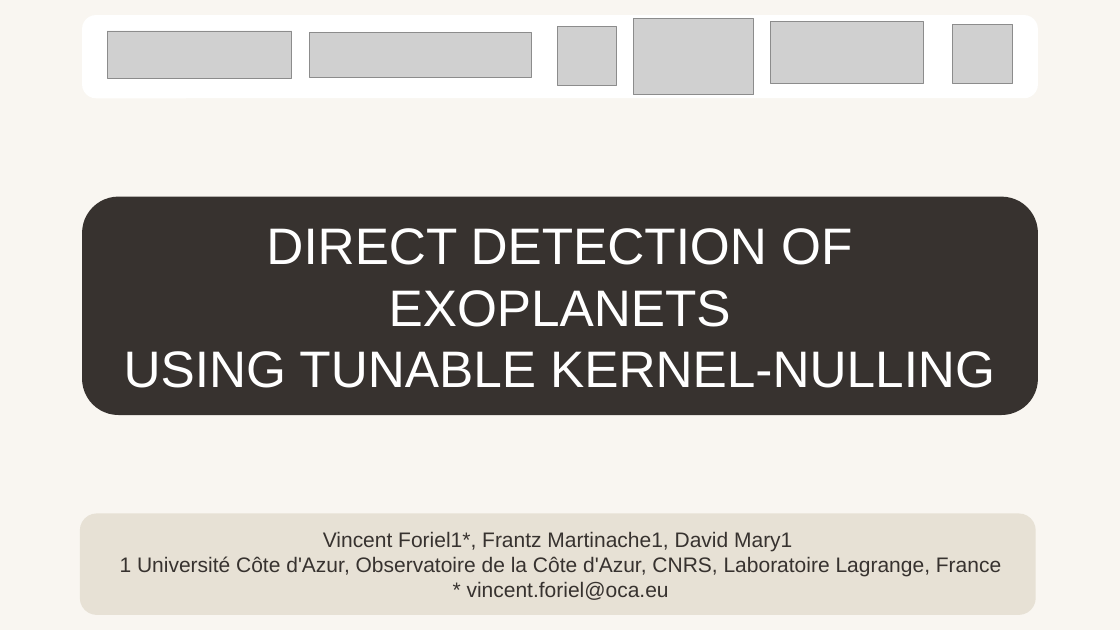
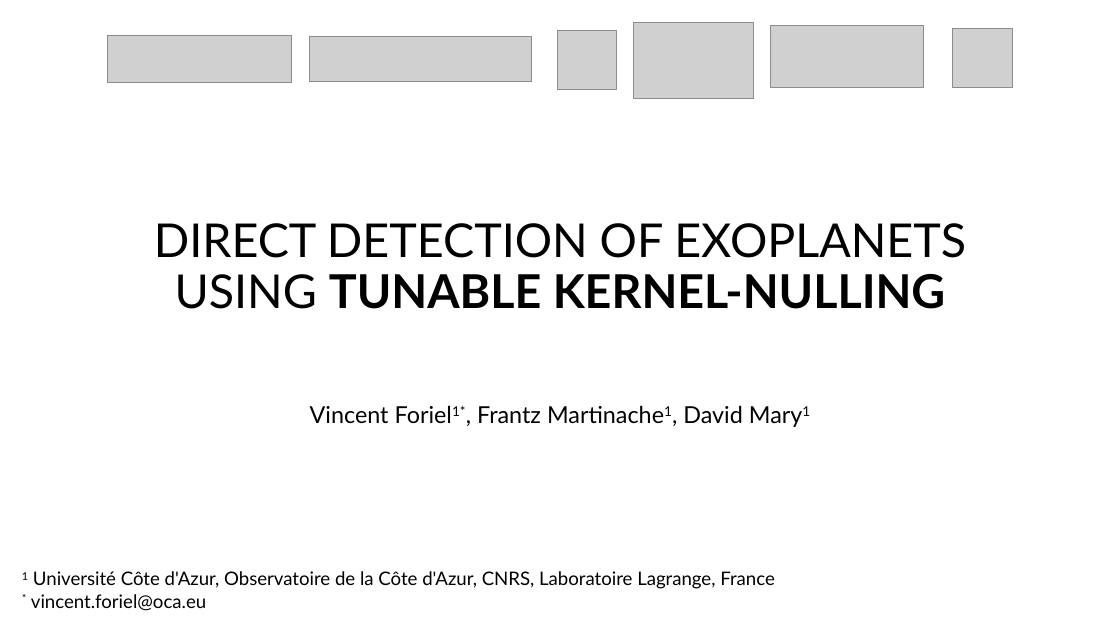
Before and after one commit to VForiel/PHISE, a slide deck: slide 1 of docs/Slides.pptx. Drawn at 1120x630 pixels with LibreOffice and Linux fonts; fonts in the diff are those of the drawing; grey boxes stand for pictures. Boxes give left, top, right and bottom in pixels: in the first picture for what was removed or moved away, otherwise in the second. Text is boxed around its words. In the diff, an @@ line names an element or a change of style, - is before the commit and + after.

```diff
--- a/docs/Slides.pptx
+++ b/docs/Slides.pptx
@@ background #F9F6F1 to #FFFFFF @@
@@ rounded rectangle removed at (82, 15, 1038, 98) @@
@@ 6 pictures: place and size @@
-6 pictures at (107, 18, 1013, 95)
+6 pictures at (107, 23, 1013, 99)
@@ title "DIRECT DETECTION OF EXOPLANETS USING ...": place and size @@
-title "DIRECT DETECTION OF EXOPLANETS USING ..." at (82, 197, 1038, 415)
+title "DIRECT DETECTION OF EXOPLANETS USING ..." at (154, 223, 966, 309)
@@ title "DIRECT DETECTION OF EXOPLANETS USING ..." at (154, 223, 966, 309): vertical alignment middle to bottom; fill #37322F to none @@
@@ title at (154, 223, 966, 309): text changed; size 44 to 40 pt; font Arial to Lato; text colour #FFFFFF to #000000 @@
-DIRECT DETECTION OF EXOPLANETS
-USING TUNABLE KERNEL-NULLING
+DIRECT DETECTION OF EXOPLANETS
+USING TUNABLE KERNEL-NULLING
@@ subtitle added at (310, 405, 743, 423), 20 pt, text #000000 @@
+Vincent Foriel1*, Frantz Martinache1, David Mary1
@@ text "1 Université Côte d'Azur, Observatoire ...": place and size @@
-text "1 Université Côte d'Azur, Observatoire ..." at (80, 513, 1036, 615)
+text "1 Université Côte d'Azur, Observatoire ..." at (31, 571, 775, 611)
@@ text "1 Université Côte d'Azur, Observatoire ..." at (31, 571, 775, 611): vertical alignment middle to top; fill #E7E1D5 to none @@
@@ text at (31, 571, 775, 611): text changed; size 18 to 16 pt; font Arial to Lato; text colour #37322F to #000000 @@
-Vincent Foriel1*, Frantz Martinache1, David Mary1
-1 Université Côte d'Azur, Observatoire de la Côte d'Azur, CNRS, Laboratoire Lagrange, France
-* vincent.foriel@oca.eu
+1 Université Côte d'Azur, Observatoire de la Côte d'Azur, CNRS, Laboratoire Lagrange, France
+* vincent.foriel@oca.eu
```
Also in this commit, not shown: 1 other slide changed, 26 slides added, 1 slide removed, 2 other files.
